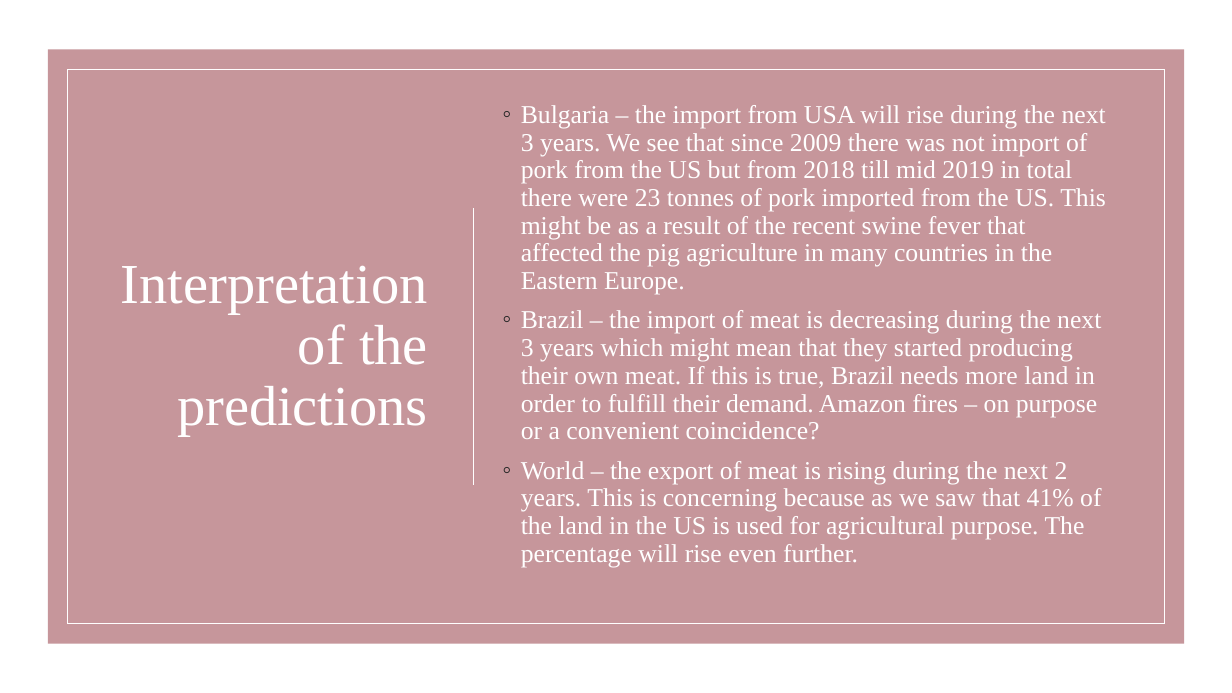
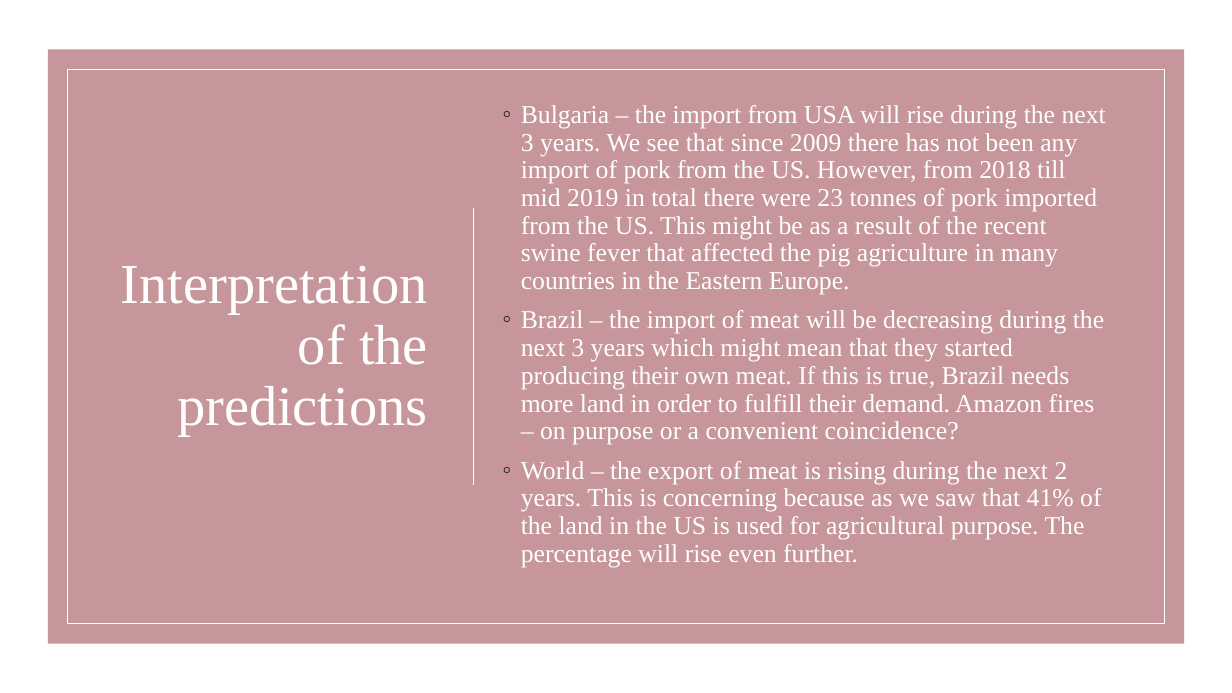
Before and after one commit to ckusheva/Final-Project-Thinkful, a slide deck: slide 13 of Final Project.pptx. Drawn at 1232x693 pixels with LibreOffice and Linux fonts; fonts in the diff are those of the drawing. Boxes give left, top, right and bottom in pixels: in the first picture for what was removed or moved away, otherwise in the second. Text is boxed around its words. In the diff, an @@ line names an element or a change of style, - is before the commit and + after.

```diff
--- a/Final Project.pptx
+++ b/Final Project.pptx
@@ text at bbox=[521, 105, 1106, 445]: text changed @@
-◦ Bulgaria – the import from USA will rise during the next 3 years. We see that since 2009 there was not import of pork from the US but from 2018 till mid 2019 in total there were 23 tonnes of pork imported from the US. This might be as a result of the recent swine fever that affected the pig agriculture in many countries in the Eastern Europe.
-◦ Brazil – the import of meat is decreasing during the next 3 years which might mean that they started producing their own meat. If this is true, Brazil needs more land in order to fulfill their demand. Amazon fires – on purpose or a convenient coincidence?
+◦ Bulgaria – the import from USA will rise during the next 3 years. We see that since 2009 there has not been any import of pork from the US. However, from 2018 till mid 2019 in total there were 23 tonnes of pork imported from the US. This might be as a result of the recent swine fever that affected the pig agriculture in many countries in the Eastern Europe.
+◦ Brazil – the import of meat will be decreasing during the next 3 years which might mean that they started producing their own meat. If this is true, Brazil needs more land in order to fulfill their demand. Amazon fires – on purpose or a convenient coincidence?
```
Also in this commit, not shown: 2 other slides changed, 1 other file.
